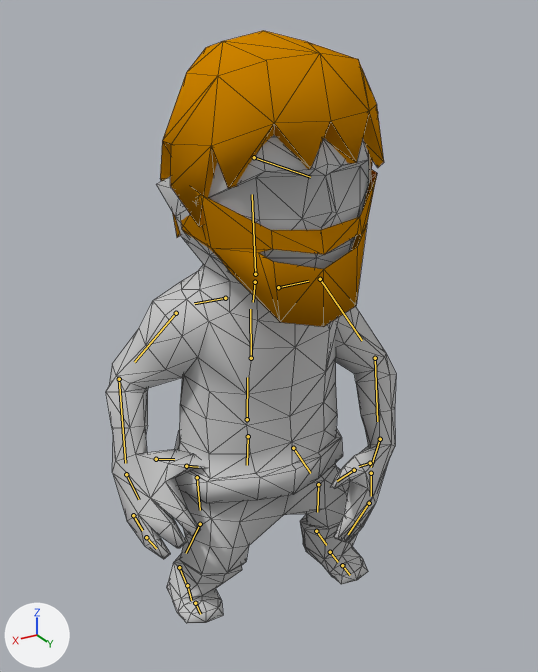
Renders of the Blender file Assets/Resources/Models/Character/Character.blend from each side of a commit.
The view is the same before and after, from a 50 mm lens placed at (0.601, 1.059, 1.051), pointed at (0.017, 0.085, 0.564). Every picture has the same lights, and +X, +Y and +Z are marked at lower left. Both versions are drawn at frame 45 of the action 'ArmatureAction'; the numbers are the values there. The bones that bend it are drawn over the model as lines. Mesh edges are drawn as thin lines.

In view in the first picture: 'NPC_Beard_008', 'NPC_Hair_009', 'NPC_Man_Normal001'.
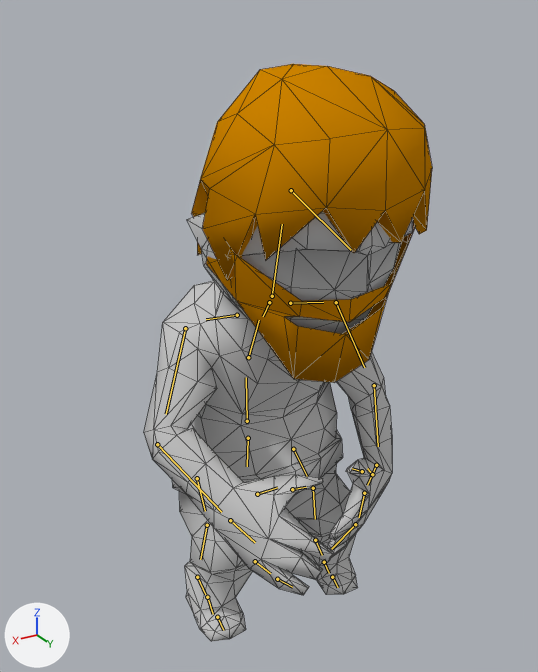
ob_head_slot is not drawn itself; it is the parent of ob_npc_beard_008, ob_npc_hair_009.

Boxes (x1, y1, x2, y2) around the edits, measured in the pictures (538 x 672 px):
'NPC_Man_Normal001', posed: before (106, 135, 396, 623); after (144, 211, 413, 641)
'NPC_Hair_009', posed (7% wider): before (160, 30, 384, 237); after (192, 64, 432, 280)
'NPC_Beard_008', posed: before (181, 168, 377, 327); after (206, 224, 415, 383)
bone 'CATRThigh', root to tip: before (197, 477) to (200, 510); after (197, 478) to (205, 511)
bone 'CATRCalf', root to tip: before (200, 524) to (186, 553); after (207, 525) to (200, 559)
bone 'CATRFoot', root to tip: before (179, 567) to (186, 583); after (197, 577) to (205, 594)
bone 'CATSpine1', root to tip: before (247, 419) to (247, 377); after (247, 421) to (246, 377)
bone 'CATSpine2', root to tip: before (251, 358) to (250, 309); after (248, 357) to (259, 320)
bone 'CATLClavicle', root to tip: before (278, 287) to (308, 281); after (290, 303) to (323, 302)
bone 'CATLArm', root to tip: before (320, 279) to (362, 340); after (336, 302) to (364, 367)
bone 'CATLForearm', root to tip: before (375, 358) to (377, 421); after (374, 385) to (378, 446)
bone 'CATLHand', root to tip: before (380, 439) to (371, 467); after (376, 465) to (367, 485)
bone 'CATNeck', root to tip: before (255, 274) to (252, 194); after (272, 296) to (282, 224)
bone 'CATRClavicle', root to tip: before (225, 298) to (194, 303); after (237, 315) to (206, 319)
bone 'CATRArm', root to tip: before (176, 313) to (134, 362); after (185, 328) to (166, 414)
bone 'CATRForearm', root to tip: before (119, 379) to (125, 463); after (157, 444) to (221, 512)
bone 'CATRHand', root to tip: before (126, 474) to (139, 499); after (230, 520) to (255, 542)
bone 'CATLThigh', root to tip: before (293, 448) to (310, 473); after (293, 449) to (307, 476)
bone 'CATLCalf', root to tip: before (318, 484) to (317, 512); after (313, 488) to (315, 519)
bone 'CATLFoot', root to tip: before (316, 531) to (326, 545); after (315, 540) to (322, 555)

The edits, one by one:
Bone 'CATRThigh' (bone_catrthigh) turns from (7, 2, 25) to (5, 4, 36) degrees about its own x, y and z.
Bone 'CATRCalf' (bone_catrcalf) turns from (-11, -14, -41) to (-11, -7, -41) degrees about its own x, y and z.
Bone 'CATRFoot' (bone_catrfoot) turns from (11, -2, 25) to (4, -4, 3) degrees about its own x, y and z.
Bone 'CATSpine1' (bone_catspine1) turns from (0, 0, 0) to (0, 0, -4) degrees about its own x, y and z.
Bone 'CATSpine2' (bone_catspine2) turns from (0, 0, 14) to (1, 0, 40) degrees about its own x, y and z.
Bone 'CATLClavicle' (bone_catlclavicle) turns from (0, 0, 0) to (1, 1, 11) degrees about its own x, y and z.
Bone 'CATLArm' (bone_catlarm) turns from (39, -12, 33) to (31, 0, 45) degrees about its own x, y and z.
Bone 'CATLForearm' (bone_catlforearm) turns from (34, -18, 20) to (10, -4, 23) degrees about its own x, y and z.
Bone 'CATLHand' (bone_catlhand) turns from (2, 23, 35) to (-58, -7, 44) degrees about its own x, y and z.
Bone 'CATNeck' (bone_catneck) turns from (0, -1, -13) to (0, -1, -18) degrees about its own x, y and z.
Bone 'CATRClavicle' (bone_catrclavicle) turns from (0, 0, 0) to (1, 0, -1) degrees about its own x, y and z.
Bone 'CATRArm' (bone_catrarm) turns from (-62, -25, 3) to (-44, 33, 29) degrees about its own x, y and z.
Bone 'CATRForearm' (bone_catrforearm) turns from (-1, 20, 58) to (-26, 11, 55) degrees about its own x, y and z.
Bone 'CATRHand' (bone_catrhand) turns from (45, -33, -13) to (11, -13, 1) degrees about its own x, y and z.
Bone 'CATLThigh' (bone_catlthigh) turns from (-10, -9, 46) to (-5, -7, 33) degrees about its own x, y and z.
Bone 'CATLCalf' (bone_catlcalf) turns from (9, 15, -51) to (8, 10, -32) degrees about its own x, y and z.
Bone 'CATLFoot' (bone_catlfoot) turns from (0, 0, 7) to (10, -1, 0) degrees about its own x, y and z.
